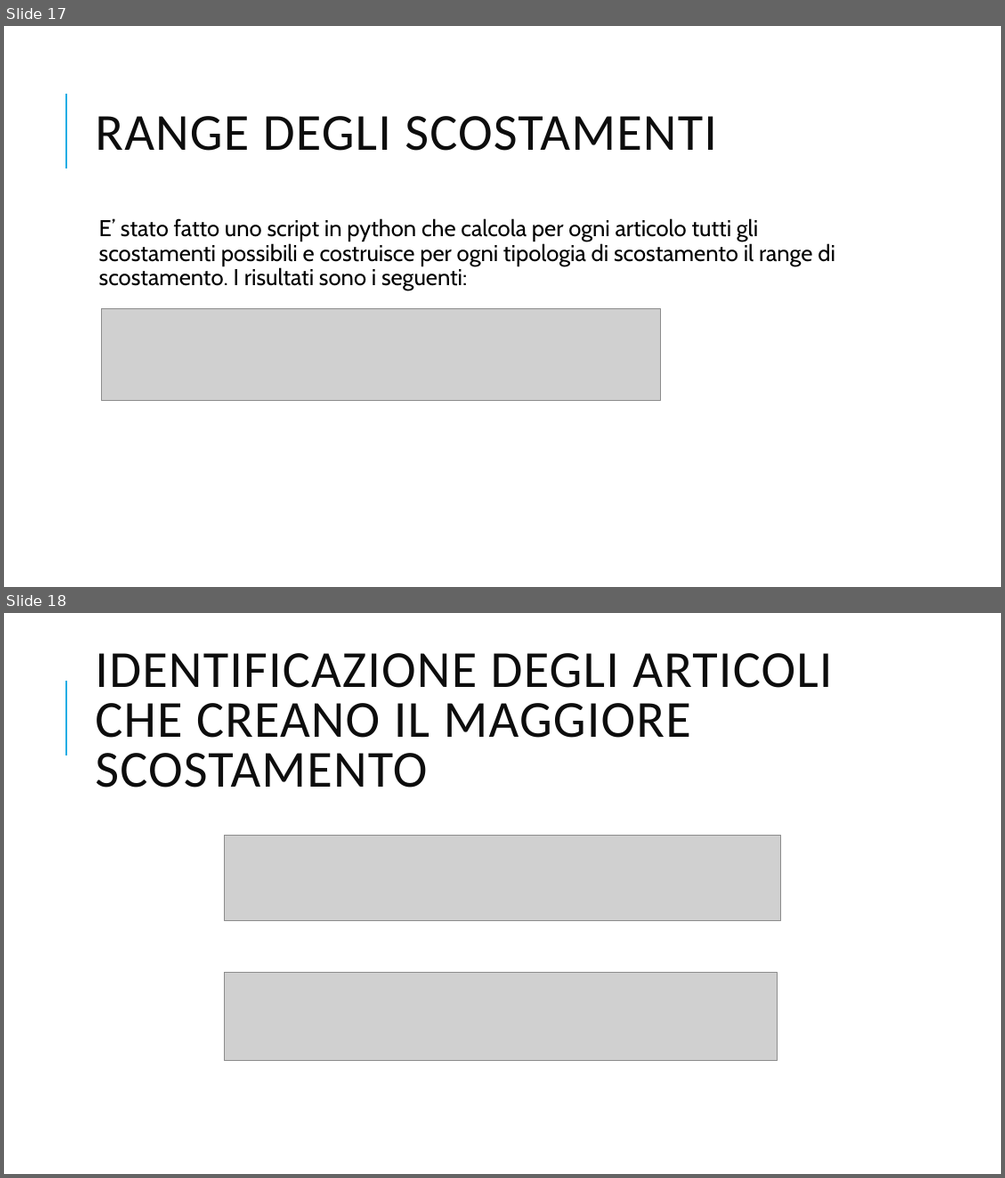
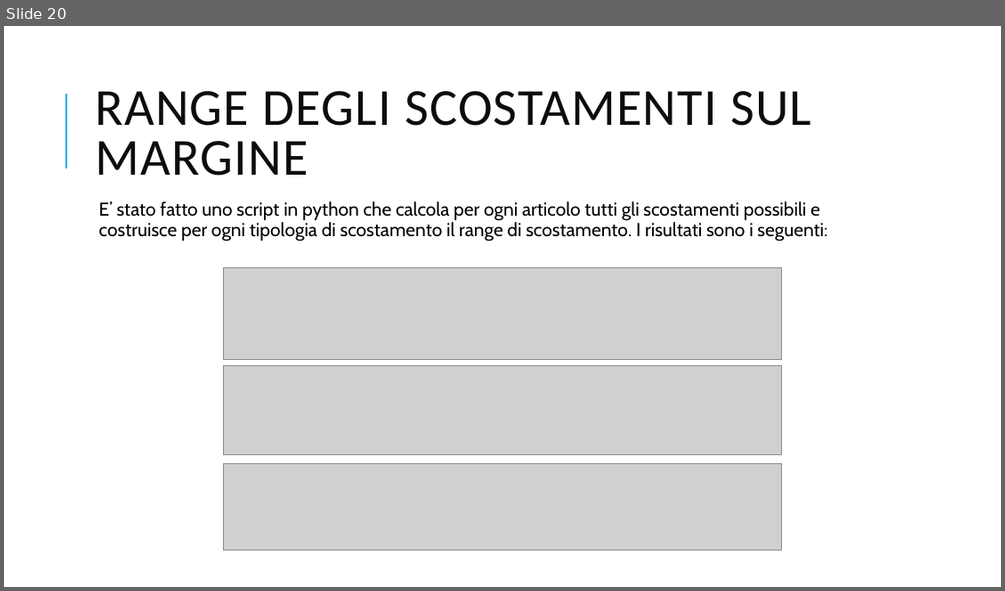
Before and after one commit to VinciGit00/SCGProject, a slide deck: Document/PresentazioneProgetto.pptx. Shown one above the other, each under a label of ours: slides 17 and 18 before the commit, slide 20 after it. The pictures are 1005x1178 and 1005x591 pixels, drawn with LibreOffice and Linux fonts; fonts in the diff are those of the drawing; grey boxes stand for pictures. Boxes give left, top, right and bottom in pixels: in the first picture for what was removed or moved away, otherwise in the second. Text is boxed around its words. In the diff, an @@ line names an element or a change of style, - is before the commit and + after.

```diff
--- a/Document/PresentazioneProgetto.pptx
+++ b/Document/PresentazioneProgetto.pptx
@@ slide 18 removed at (4,613,1001,1174), background #FFFFFF; not listed: 1 template element that a slide beside it also shows @@
@@ title removed at (95,653,832,787) @@
-IDENTIFICAZIONE DEGLI ARTICOLI CHE CREANO IL MAGGIORE SCOSTAMENTO
@@ picture removed at (224,835,780,920) @@
@@ picture removed at (224,972,777,1060) @@
@@ what was slide 17 is now slide 20 @@
@@ slide 20 changed as well @@
@@ title at (95,91,811,176): text changed @@
-RANGE DEGLI SCOSTAMENTI
+RANGE DEGLI SCOSTAMENTI SUL MARGINE
@@ text "E’ stato fatto uno script ...": place and size @@
-text "E’ stato fatto uno script ..." at (99,218,835,290)
+text "E’ stato fatto uno script ..." at (99,201,827,241)
@@ text "E’ stato fatto uno script ..." at (99,201,827,241): size 22 to 18 pt @@
@@ picture: place and size @@
-picture at (102,309,661,400)
+picture at (223,267,782,359)
@@ picture added at (223,365,782,454) @@
@@ picture added at (223,464,782,550) @@
```
Also in this commit, not shown: 11 other slides changed, 7 slides added, 7 other slides removed, 6 other files.
